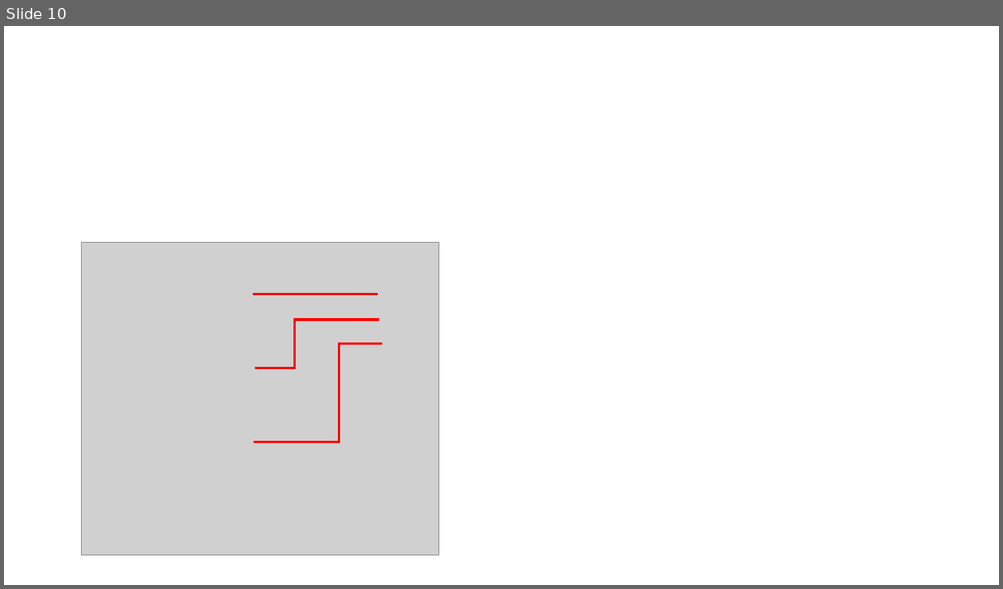
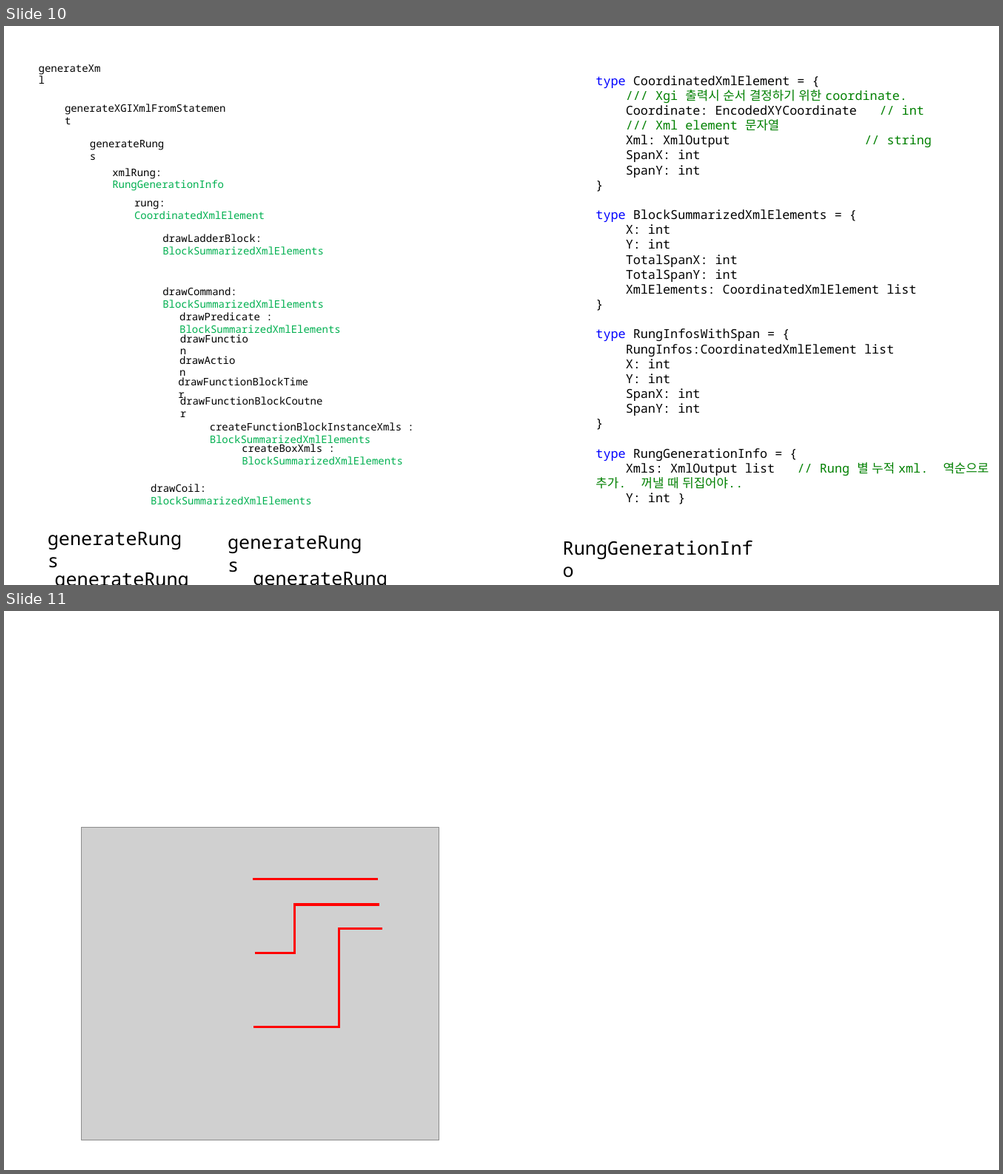
Before and after one commit to DualsoftDev/ds, a slide deck: DsDotNet/src/PLC/PLC.CodeGen.LSXGI/Documents/XgiLadder.pptx. Shown one above the other, each under a label of ours: slide 10 before the commit, slides 10 and 11 after it. The pictures are 1003x589 and 1003x1174 pixels, drawn with LibreOffice and Linux fonts; fonts in the diff are those of the drawing; grey boxes stand for pictures. Boxes give left, top, right and bottom in pixels: in the first picture for what was removed or moved away, otherwise in the second. Text is boxed around its words. In the diff, an @@ line names an element or a change of style, - is before the commit and + after.

```diff
--- a/DsDotNet/src/PLC/PLC.CodeGen.LSXGI/Documents/XgiLadder.pptx
+++ b/DsDotNet/src/PLC/PLC.CodeGen.LSXGI/Documents/XgiLadder.pptx
@@ slide 10 added at bbox=[4, 26, 999, 585], background #FFFFFF @@
@@ text added at bbox=[31, 58, 114, 79], 10 pt, text #000000 @@
+generateXml
@@ text added at bbox=[595, 76, 931, 503], 12 pt, text #000000 @@
+type CoordinatedXmlElement = {
+/// Xgi 출력시 순서 결정하기 위한 coordinate.
+Coordinate: EncodedXYCoordinate // int
+/// Xml element 문자열
+Xml: XmlOutput // string
+SpanX: int
+SpanY: int
+}
+type BlockSummarizedXmlElements = {
+X: int
+Y: int
+TotalSpanX: int
+TotalSpanY: int
+XmlElements: CoordinatedXmlElement list
+}
+type RungInfosWithSpan = {
+RungInfos:CoordinatedXmlElement list
+X: int
+Y: int
+SpanX: int
+SpanY: int
+}
+type RungGenerationInfo = {
+Xmls: XmlOutput list // Rung 별 누적 xml. 역순으로 추가. 꺼낼 때 뒤집어야..
+Y: int }
@@ text added at bbox=[58, 99, 239, 118], 10 pt, text #000000 @@
+generateXGIXmlFromStatement
@@ text added at bbox=[82, 134, 177, 154], 10 pt, text #000000 @@
+generateRungs
@@ text added at bbox=[112, 168, 224, 191], 10 pt, text #00B050 @@
+xmlRung: RungGenerationInfo
@@ text added at bbox=[134, 201, 264, 219], 10 pt, text #00B050 @@
+rung: CoordinatedXmlElement
@@ text added at bbox=[162, 234, 324, 255], 10 pt, text #00B050 @@
+drawLadderBlock: BlockSummarizedXmlElements
@@ text added at bbox=[162, 287, 324, 308], 10 pt, text #00B050 @@
+drawCommand: BlockSummarizedXmlElements
@@ text added at bbox=[179, 312, 341, 336], 10 pt, text #00B050 @@
+drawPredicate : BlockSummarizedXmlElements
@@ text added at bbox=[173, 329, 262, 349], 10 pt, text #000000 @@
+drawFunction
@@ text added at bbox=[172, 351, 249, 371], 10 pt, text #000000 @@
+drawAction
@@ text added at bbox=[171, 372, 321, 392], 10 pt, text #000000 @@
+drawFunctionBlockTimer
@@ text added at bbox=[173, 391, 336, 411], 10 pt, text #000000 @@
+drawFunctionBlockCoutner
@@ text added at bbox=[210, 423, 401, 447], 10 pt, text #000000 @@
+createFunctionBlockInstanceXmls : BlockSummarizedXmlElements
@@ text added at bbox=[242, 443, 403, 465], 10 pt, text #00B050 @@
+createBoxXmls : BlockSummarizedXmlElements
@@ text added at bbox=[151, 484, 312, 505], 10 pt, text #00B050 @@
+drawCoil: BlockSummarizedXmlElements
@@ text added at bbox=[40, 524, 198, 554], 18 pt, text #000000 @@
+generateRungs
@@ text added at bbox=[220, 528, 378, 557], 18 pt, text #000000 @@
+generateRungs
@@ text added at bbox=[555, 534, 768, 563], 18 pt, text #000000 @@
+RungGenerationInfo
@@ text added at bbox=[47, 564, 205, 585], 18 pt, text #000000 @@
+generateRungs
@@ text added at bbox=[246, 563, 404, 585], 18 pt, text #000000 @@
+generateRungs
@@ what was slide 10 is now slide 11 @@
```
Also in this commit, not shown: 1 slide changed, 1 other file.
